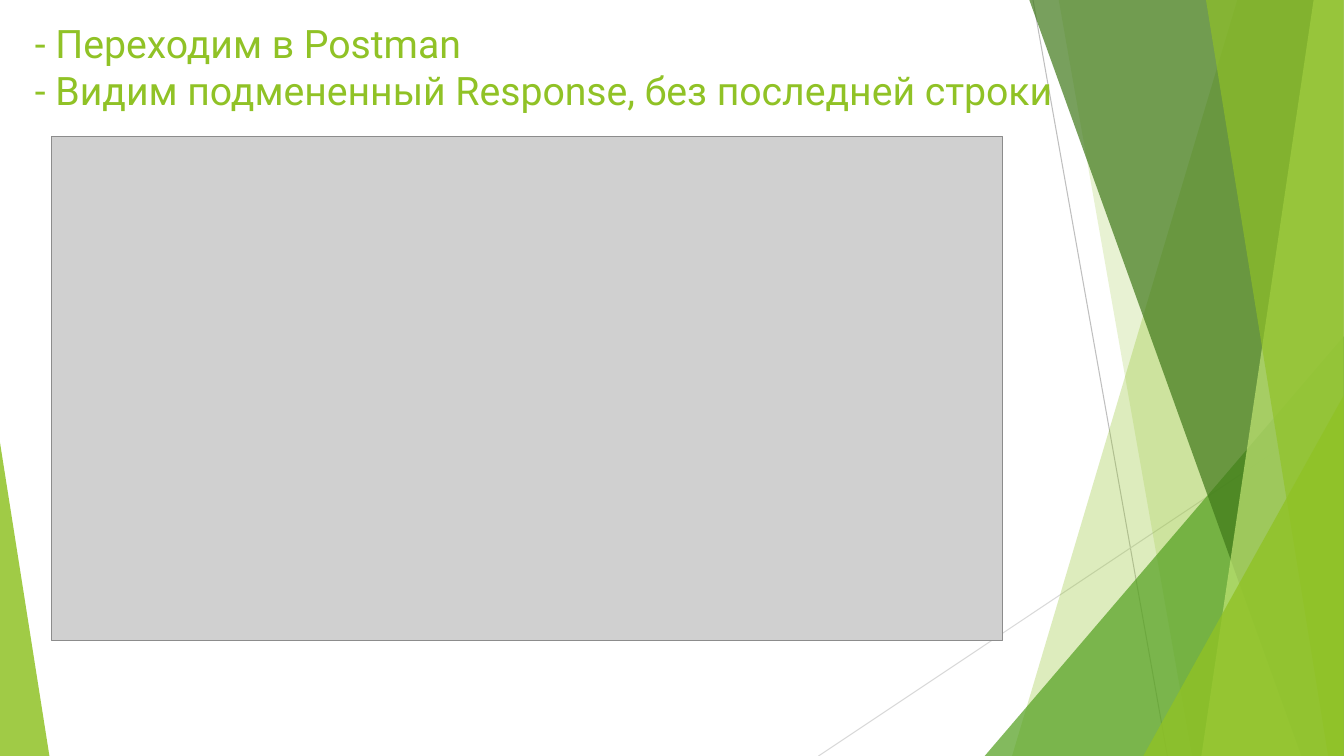
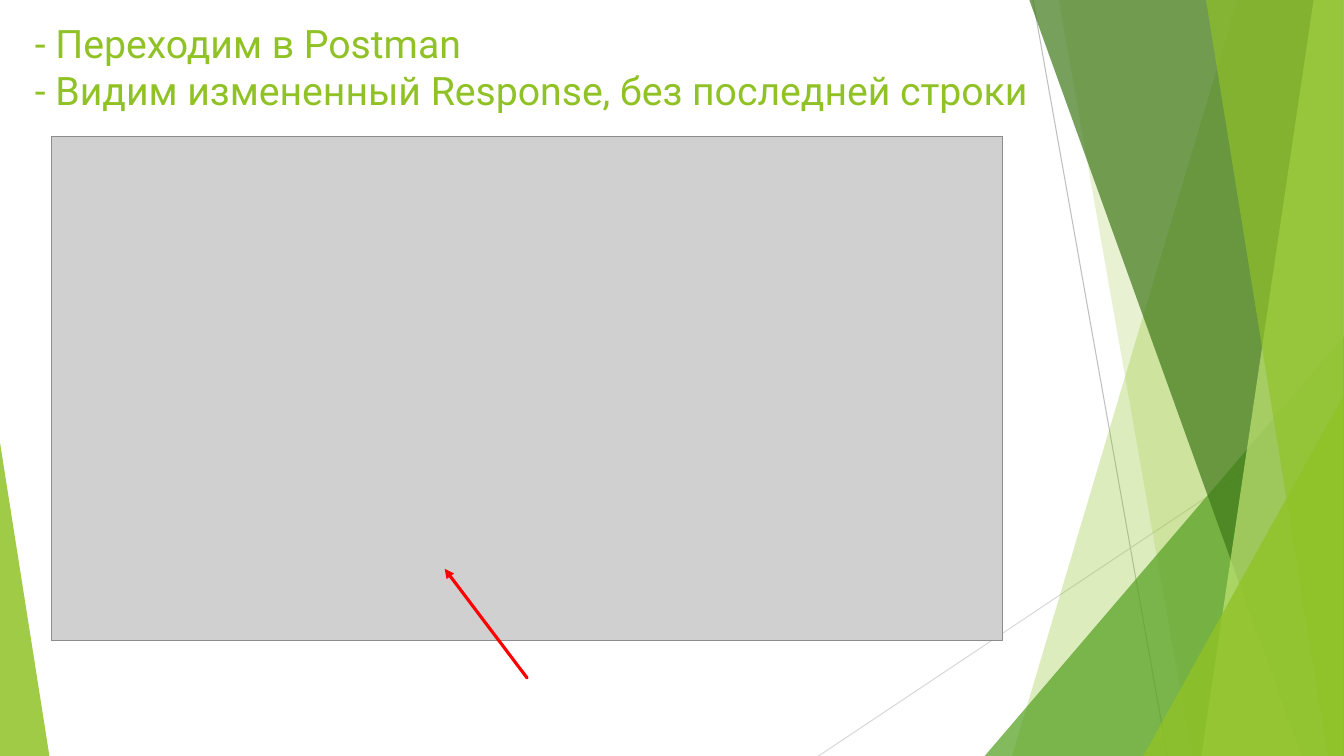
Before and after one commit to IrKoshel/Charles_Fiddler, a slide deck: slide 25 of My_Task_2_Charles_Breakepoint_Settings.pptx. Drawn at 1344x756 pixels with LibreOffice and Linux fonts; fonts in the diff are those of the drawing; grey boxes stand for pictures. Boxes give left, top, right and bottom in pixels: in the first picture for what was removed or moved away, otherwise in the second. Text is boxed around its words. In the diff, an @@ line names an element or a change of style, - is before the commit and + after.

```diff
--- a/My_Task_2_Charles_Breakepoint_Settings.pptx
+++ b/My_Task_2_Charles_Breakepoint_Settings.pptx
@@ title at box(55, 30, 1027, 113): text changed @@
-- Переходим в Postman
-- Видим подмененный Response, без последней строки
+- Переходим в Postman
+- Видим измененный Response, без последней строки
@@ arrow added from (527, 679) to (445, 569), #FF0000 2.25 pt @@
```
Also in this commit, not shown: 22 other slides changed, 5 other files.
